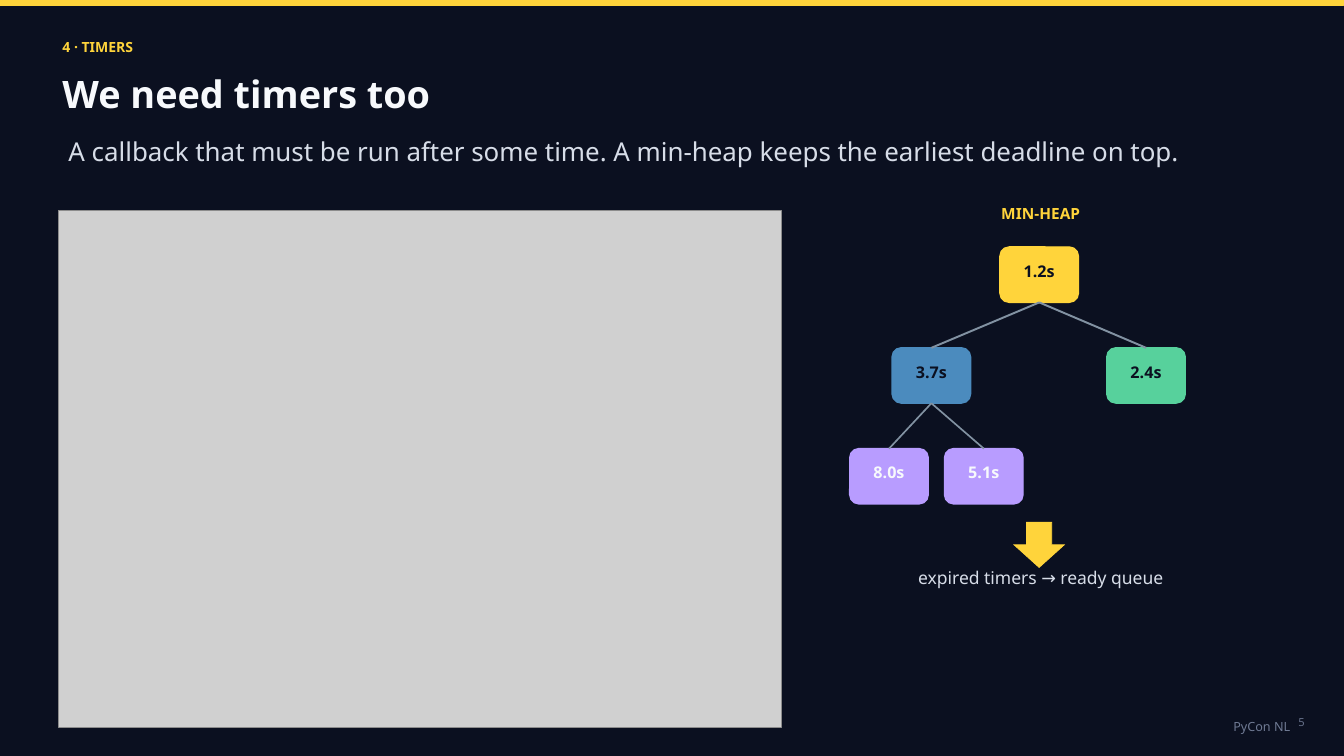
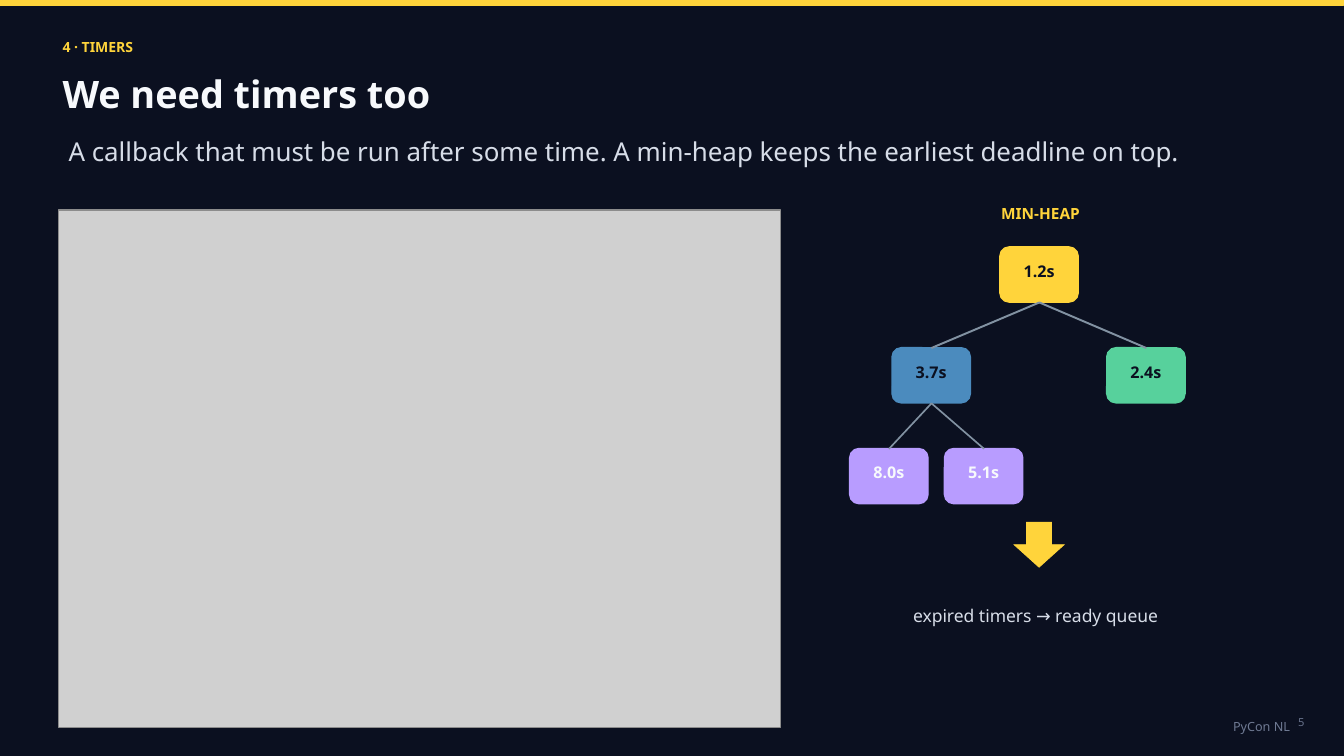
Before and after one commit to tarasko/eduloop, a slide deck: slide 7 of slides/TarasKozlov_AsyncioLoop.pptx. Drawn at 1344x756 pixels with LibreOffice and Linux fonts; fonts in the diff are those of the drawing; grey boxes stand for pictures. Boxes give left, top, right and bottom in pixels: in the first picture for what was removed or moved away, otherwise in the second. Text is boxed around its words. In the diff, an @@ line names an element or a change of style, - is before the commit and + after.

```diff
--- a/slides/TarasKozlov_AsyncioLoop.pptx
+++ b/slides/TarasKozlov_AsyncioLoop.pptx
@@ text "expired timers → ready queue": place and size @@
-text "expired timers → ready queue" at (918, 570, 1163, 588)
+text "expired timers → ready queue" at (913, 608, 1158, 626)
```
Also in this commit, not shown: 8 other slides changed, 1 slide added, 1 slide removed, 6 other files.
